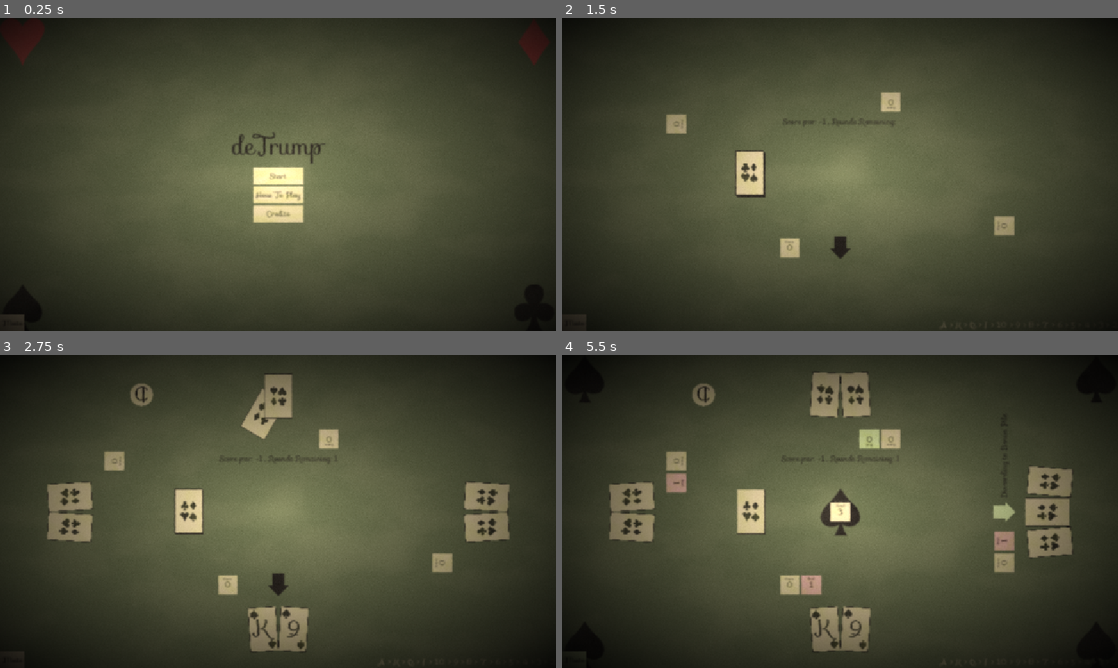
Above: before the commit, frames 1-4 (two rows, left to right).
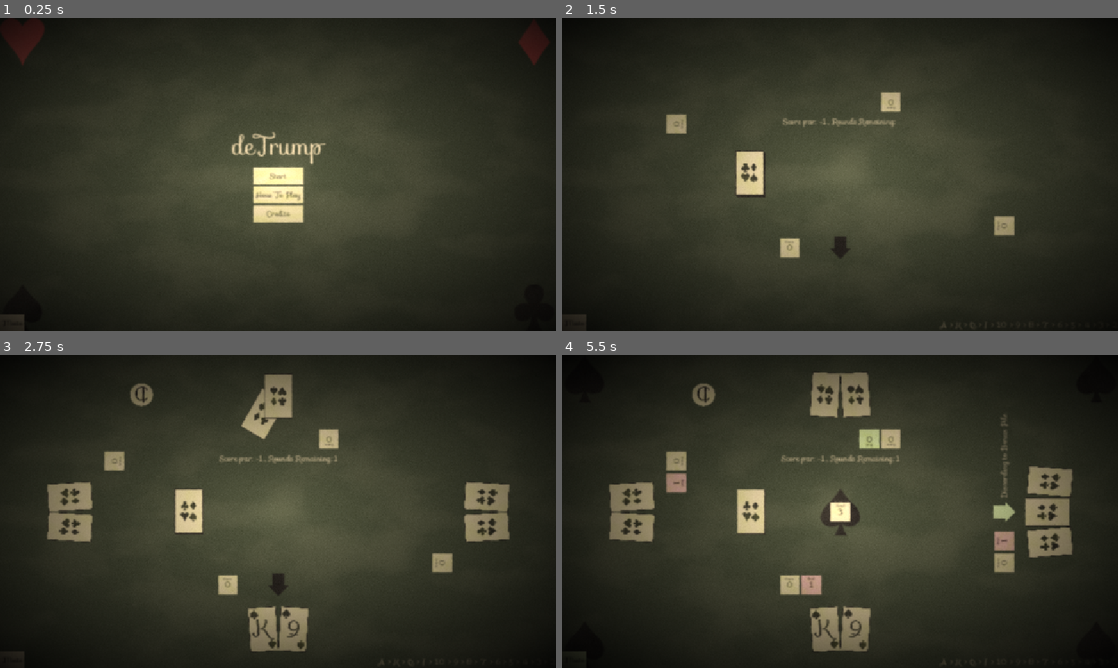
Above: after the commit, the same moments.

Repository: CMurtagh-LGTM/brackeys25.2
Game: Godot game, scene res://Main.tscn
The game is run twice, just before and just after one commit, with the same random seed, the same clock (stepped at 60 frames per second) and the same inputs. Sound files missing from this copy of the repository are replaced by a short silence.
Inputs (mouse positions are in pixels of both pictures, inside the frame that each line leads up to):
- Up to frame 1 (0.25 s): no input
- Up to frame 2 (1.5 s): click "Start" at 0.5 s; click "Start" at 1.25 s
- Up to frame 3 (2.75 s): move the mouse to (189, 511) at 2.02 s; click (189, 511) at 2.17 s
- Up to frame 4 (5.5 s): move the mouse to (751, 511) at 2.77 s; click (751, 511) at 2.92 s; click "1" at 3.5 s; click "Mute" at 4.25 s; click "Unmute" at 5 s

The runs differ from the first frame. In frame 1, 29% of the frame differs, in the area x 17-84%, y 18-83%; in frame 2, 28%; in frame 3, 25%; in frame 4, 23%.

Commit message:
draw audio for triumphs and darken background

Diff:
--- a/GameManager/GameManager.tscn
+++ b/GameManager/GameManager.tscn
@@ -129,6 +129,7 @@
 offset_top = 45.0
 offset_right = 45.0
 offset_bottom = 75.0
+theme_override_colors/font_color = Color(0.960784, 0.870588, 0.701961, 1)
 text = "Undercalled"
 horizontal_alignment = 1
 vertical_alignment = 1
@@ -146,6 +147,7 @@
 offset_top = 46.0
 offset_right = 28.0
 offset_bottom = 76.0
+theme_override_colors/font_color = Color(0.960784, 0.870588, 0.701961, 1)
 text = "1"
 horizontal_alignment = 1
 vertical_alignment = 1
@@ -176,15 +178,18 @@
 [node name="WinConditionLabel" type="Label" parent="WinCondition/HBoxContainer"]
 unique_name_in_owner = true
 layout_mode = 2
+theme_override_colors/font_color = Color(0.960784, 0.870588, 0.701961, 1)
 text = "Score par: 1"
 
 [node name="Label" type="Label" parent="WinCondition/HBoxContainer"]
 layout_mode = 2
+theme_override_colors/font_color = Color(0.960784, 0.870588, 0.701961, 1)
 text = ", Rounds Remaining:"
 
 [node name="RemainingRounds" type="Label" parent="WinCondition/HBoxContainer"]
 unique_name_in_owner = true
 layout_mode = 2
+theme_override_colors/font_color = Color(0.960784, 0.870588, 0.701961, 1)
 
 [node name="TriumphChooser" parent="." instance=ExtResource("10_nhcvl")]
 visible = false
--- a/Hand/Hand.tscn
+++ b/Hand/Hand.tscn
@@ -70,9 +70,9 @@
 [node name="Stack" parent="." instance=ExtResource("2_wnkge")]
 
 [node name="HandScore" type="Label" parent="."]
-modulate = Color(0.215686, 0.196078, 0.176471, 1)
 offset_right = 22.0
 offset_bottom = 27.0
+theme_override_colors/font_color = Color(0.960784, 0.870588, 0.701961, 1)
 text = "10"
 
 [node name="Dealer" type="Sprite2D" parent="."]
@@ -177,6 +177,7 @@
 offset_top = -15.0
 offset_right = 40.0
 offset_bottom = 15.0
+theme_override_colors/font_color = Color(0.960784, 0.870588, 0.701961, 1)
 text = "Discarding"
 horizontal_alignment = 1
 vertical_alignment = 1
--- a/Main.tscn
+++ b/Main.tscn
@@ -86,7 +86,7 @@
 offset_right = 1151.0
 offset_bottom = 648.0
 mouse_filter = 2
-color = Color(0.46056, 0.48, 0.3504, 1)
+color = Color(0.337925, 0.35, 0.2695, 1)
 
 [node name="Resizer" type="Node2D" parent="ColorRect"]
 script = ExtResource("1_r0du0")
--- a/Menu/GameOver.tscn
+++ b/Menu/GameOver.tscn
@@ -49,6 +49,7 @@
 
 [node name="Label2" type="Label" parent="MenuButtons/VBoxContainer"]
 layout_mode = 2
+theme_override_colors/font_color = Color(0.960784, 0.870588, 0.701961, 1)
 theme_override_font_sizes/font_size = 50
 text = "Game Over"
 horizontal_alignment = 1
@@ -62,19 +63,23 @@
 
 [node name="Label" type="Label" parent="MenuButtons/VBoxContainer/CenterContainer2/HBoxContainer"]
 layout_mode = 2
+theme_override_colors/font_color = Color(0.960784, 0.870588, 0.701961, 1)
 text = "Score: "
 
 [node name="Score" type="Label" parent="MenuButtons/VBoxContainer/CenterContainer2/HBoxContainer"]
 unique_name_in_owner = true
 layout_mode = 2
+theme_override_colors/font_color = Color(0.960784, 0.870588, 0.701961, 1)
 
 [node name="Label2" type="Label" parent="MenuButtons/VBoxContainer/CenterContainer2/HBoxContainer"]
 layout_mode = 2
+theme_override_colors/font_color = Color(0.960784, 0.870588, 0.701961, 1)
 text = "Position: "
 
 [node name="Place" type="Label" parent="MenuButtons/VBoxContainer/CenterContainer2/HBoxContainer"]
 unique_name_in_owner = true
 layout_mode = 2
+theme_override_colors/font_color = Color(0.960784, 0.870588, 0.701961, 1)
 
 [node name="CenterContainer3" type="CenterContainer" parent="MenuButtons/VBoxContainer"]
 layout_mode = 2
@@ -84,11 +89,13 @@
 
 [node name="Label" type="Label" parent="MenuButtons/VBoxContainer/CenterContainer3/HBoxContainer"]
 layout_mode = 2
+theme_override_colors/font_color = Color(0.960784, 0.870588, 0.701961, 1)
 text = "Failed to meet "
 
 [node name="WinCondition" type="Label" parent="MenuButtons/VBoxContainer/CenterContainer3/HBoxContainer"]
 unique_name_in_owner = true
 layout_mode = 2
+theme_override_colors/font_color = Color(0.960784, 0.870588, 0.701961, 1)
 
 [node name="CenterContainer" type="CenterContainer" parent="MenuButtons/VBoxContainer"]
 layout_mode = 2
--- a/Menu/MainMenu.tscn
+++ b/Menu/MainMenu.tscn
@@ -109,6 +109,7 @@
 
 [node name="Label" type="Label" parent="MenuButtons/MenuTabs/VBoxContainer"]
 layout_mode = 2
+theme_override_colors/font_color = Color(0.960784, 0.870588, 0.701961, 1)
 theme_override_font_sizes/font_size = 50
 text = "deTrump"
 horizontal_alignment = 1
--- a/Menu/Victory.tscn
+++ b/Menu/Victory.tscn
@@ -49,6 +49,7 @@
 
 [node name="Label2" type="Label" parent="MenuButtons/VBoxContainer"]
 layout_mode = 2
+theme_override_colors/font_color = Color(0.960784, 0.870588, 0.701961, 1)
 theme_override_font_sizes/font_size = 50
 text = "Victory 😎"
 horizontal_alignment = 1
--- a/Triumph/TriumphAction/AutoDiscardAction.gd
+++ b/Triumph/TriumphAction/AutoDiscardAction.gd
@@ -28,7 +28,7 @@
 		await state.bonus_pile.append(cards_to_discard)
 
 	for _i: int in cards_to_discard.size():
-		await state.player.add_card(await state.deck.draw_card())
+		await state.player.add_card(await state.deck.draw_card(), -1, Globals.card_deal_time, true)
 
 func has_before_bid(state: TriumphGameState) -> bool:
 	return not _get_matched_cards(state).is_empty()
--- a/Triumph/TriumphAction/DiscardAction.gd
+++ b/Triumph/TriumphAction/DiscardAction.gd
@@ -14,7 +14,7 @@
 		await state.bonus_pile.append(cards_to_discard)
 
 	for _i: int in cards:
-		await state.player.add_card(await state.deck.draw_card())
+		await state.player.add_card(await state.deck.draw_card(), -1, Globals.card_deal_time, true)
 
 func has_before_bid(_state: TriumphGameState) -> bool:
 	return true
--- a/Triumph/TriumphAction/DrawAction.gd
+++ b/Triumph/TriumphAction/DrawAction.gd
@@ -8,7 +8,7 @@
 	var hand_size: int = state.player.get_hand_size()
 
 	for _i: int in cards:
-		await state.player.add_card(await state.deck.draw_card())
+		await state.player.add_card(await state.deck.draw_card(), -1, Globals.card_deal_time, true)
 
 	var cards_to_discard: Array[Card] = await state.player.discard(hand_size, target)
 	if target == Hand.DiscardTarget.DISCARD:
--- a/Triumph/TriumphAction/MaterialiseAction.gd
+++ b/Triumph/TriumphAction/MaterialiseAction.gd
@@ -7,7 +7,7 @@
 	var card: Card = Card.instantiate(card_info, true)
 	var hand_size:int = state.player.get_hand_size()
 	state.origin.add_child(card)
-	await state.player.add_card(card)
+	await state.player.add_card(card, -1, Globals.card_deal_time, true)
 	await state.discard_pile.append(await state.player.discard(hand_size, Hand.DiscardTarget.DISCARD))
 
 func has_before_bid(_state: TriumphGameState) -> bool:
--- a/Triumph/TriumphAction/MulliganAction.gd
+++ b/Triumph/TriumphAction/MulliganAction.gd
@@ -8,7 +8,7 @@
 		await state.discard_pile.push_card(state.player.discard_last_card())
 
 	for _i: int in hand_size:
-		await state.player.add_card(await state.deck.draw_card())
+		await state.player.add_card(await state.deck.draw_card(), -1, Globals.card_deal_time, true)
 
 func has_before_bid(_state: TriumphGameState) -> bool:
 	return true
